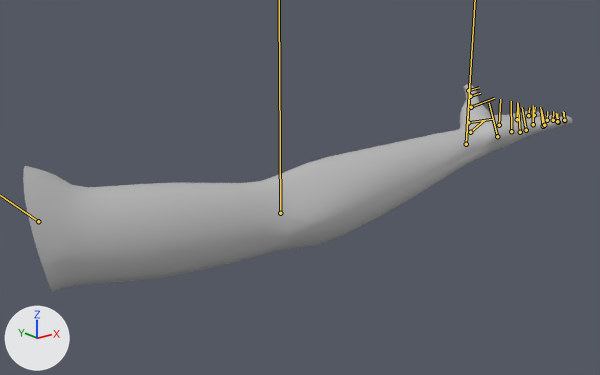
Renders of the Blender file Assets/Meshes/OculusArm_L.blend from each side of a commit.
Before and after are seen from a 50 mm camera at (-82.9, -68.9, 27.1) aimed at (-21.0, 8.5, -3.9). The axes (+X, +Y, +Z) are drawn at lower left. The lights are the same throughout. The bones that bend it are drawn over the model as lines.

Objects in the first picture: 'l_handMeshNode'.
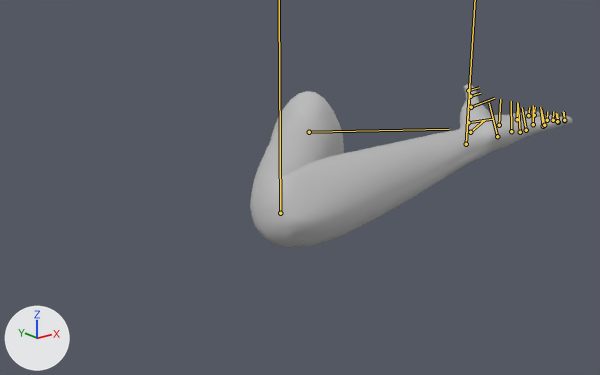
The newer file adds an action. The first version stands in its rest pose; the second is drawn at frame 100 of the action 'elbow'.

Boxes [x1, y1, x2, y2] around the edits, measured in the pictures (600 x 375 px):
'l_handMeshNode', posed (41% narrower, 21% shorter): before [23, 84, 573, 292]; after [250, 84, 573, 248]

Edits to the bpy script that builds the scene:
```text
Change bone_b_l_humerus:
    where bone_b_l_humerus = bpy.data.objects['Armature'].pose.bones['b_l_humerus']  # child of 'b_l_forearm_stub'
    bone_b_l_humerus.rotation_euler: (0.0, 0.0, 0.0) -> (0.0, -2.147, 0.0)  # degrees (0, 0, 0) -> degrees (0, -123, 0)
```
